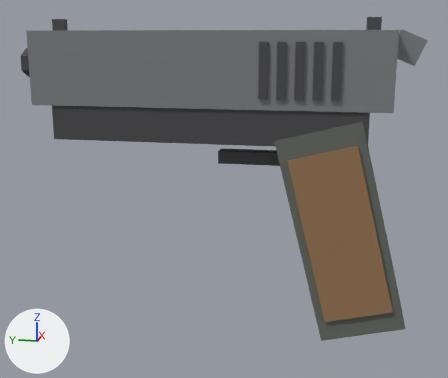
Two versions of the glTF model assets/models/pistol.glb, one commit apart.
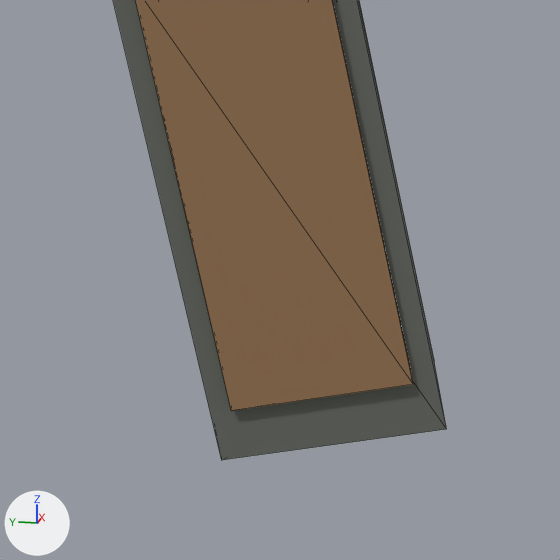
Each version appears first whole from a 50 mm camera at (-0.294, -0.006, 0.045) aimed at (0.001, 0.053, -0.029), and next in a close-up on the part from 53% to 100% of the width and 45% to 100% of the height. The axes (+X, +Y, +Z) are drawn at lower left. The lights are the same throughout. The older version's two pictures come first. The close-ups show mesh edges as thin lines.

Script lines for the objects in view, before the commit:
```python
me_pistol = bpy.data.meshes.new('Pistol')
me_pistol.from_pydata(...)  # 164 vertices, 248 faces; spans x -0.016..0.016, y -0.038..0.154, z -0.098..0.053
# faces by material slot: [24, 188, 12, 24]
me_pistol.materials.append(mat_steel)  # grey #7c7e81
me_pistol.materials.append(mat_blackened)  # dark grey #454548
me_pistol.materials.append(mat_polymer)  # dark grey #656961
me_pistol.materials.append(mat_wood)  # brown #957350
ob_pistol = bpy.data.objects.new('Pistol', me_pistol)
ob_pistol.location = (0.0, 0.0, 0.0)
```
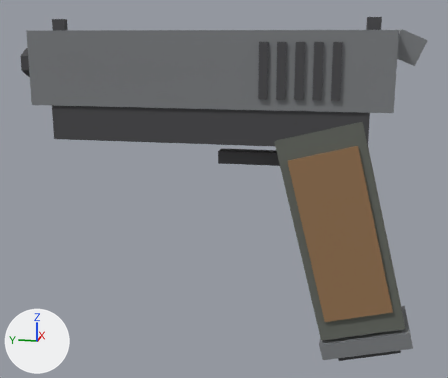
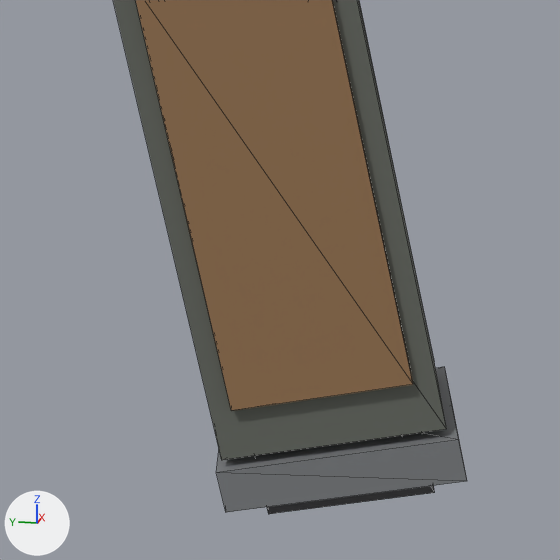
Boxes [x1, y1, x2, y2] around the edits, measured in the close-ups (560 x 560 px):
'Mag', added: after [216, 367, 467, 514]
    faces in mat_steel (grey #7c7e81): [216, 367, 467, 512]
    faces in mat_blackened (dark grey #454548): [255, 433, 435, 514]

What the commit changed:
Material 'Brass' (mat_brass) is new.
Its base color is (0.55, 0.42, 0.18) (yellow #c4ad76).
Its roughness is 0.4.
Mesh me_mag is new.
It has 24 vertices, 36 faces and spans x -0.0155..0.0155, y -0.0408..0.0179, z -0.1102..-0.0011.
Faces by material slot: [12, 12, 12].
It uses material mat_blackened (dark grey #454548).
It uses material mat_steel (grey #7c7e81).
It uses material mat_brass (yellow #c4ad76).
Object 'Mag' (ob_mag) is new; it shows me_mag.
Its location is (0.0, 0.0, 0.0).
